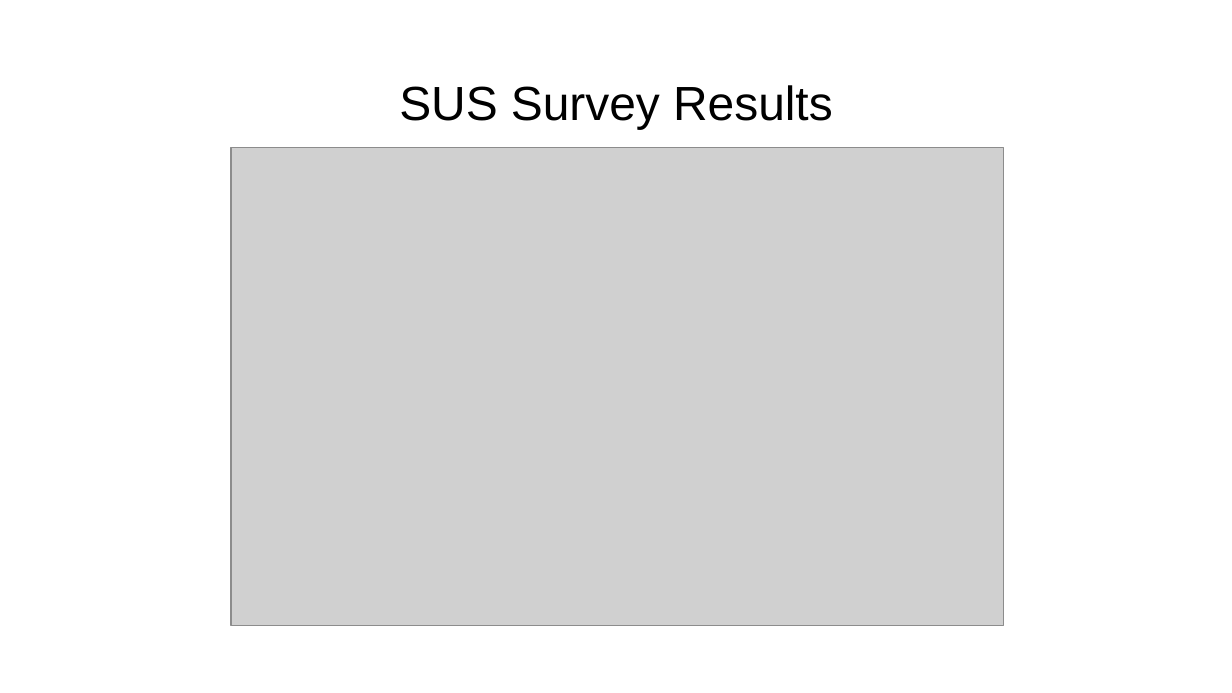
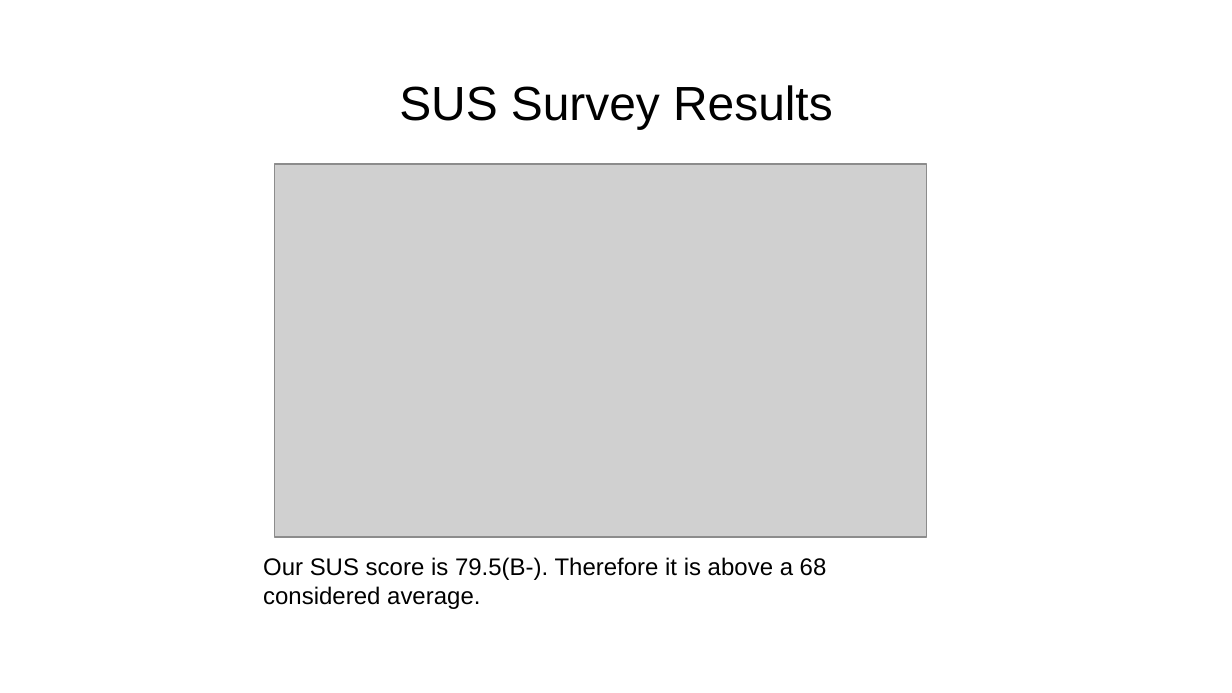
Before and after one commit to uml-hci-2017/Final-Project-Usability-Testing-Chris-Jay-Ting-and-Vivek, a slide deck: slide 8 of Final Project Usability Tests/Presentation.pptx. Drawn at 1232x693 pixels with LibreOffice and Linux fonts; fonts in the diff are those of the drawing; grey boxes stand for pictures. Boxes give left, top, right and bottom in pixels: in the first picture for what was removed or moved away, otherwise in the second. Text is boxed around its words. In the diff, an @@ line names an element or a change of style, - is before the commit and + after.

Commit message:
Added graph summary

```diff
--- a/Final Project Usability Tests/Presentation.pptx
+++ b/Final Project Usability Tests/Presentation.pptx
@@ picture: place and size @@
-picture at (230,148,1003,626)
+picture at (275,164,926,537)
@@ text added at (263,557,827,609), 14 pt, text #000000 @@
+Our SUS score is 79.5(B-). Therefore it is above a 68 considered average.
```
